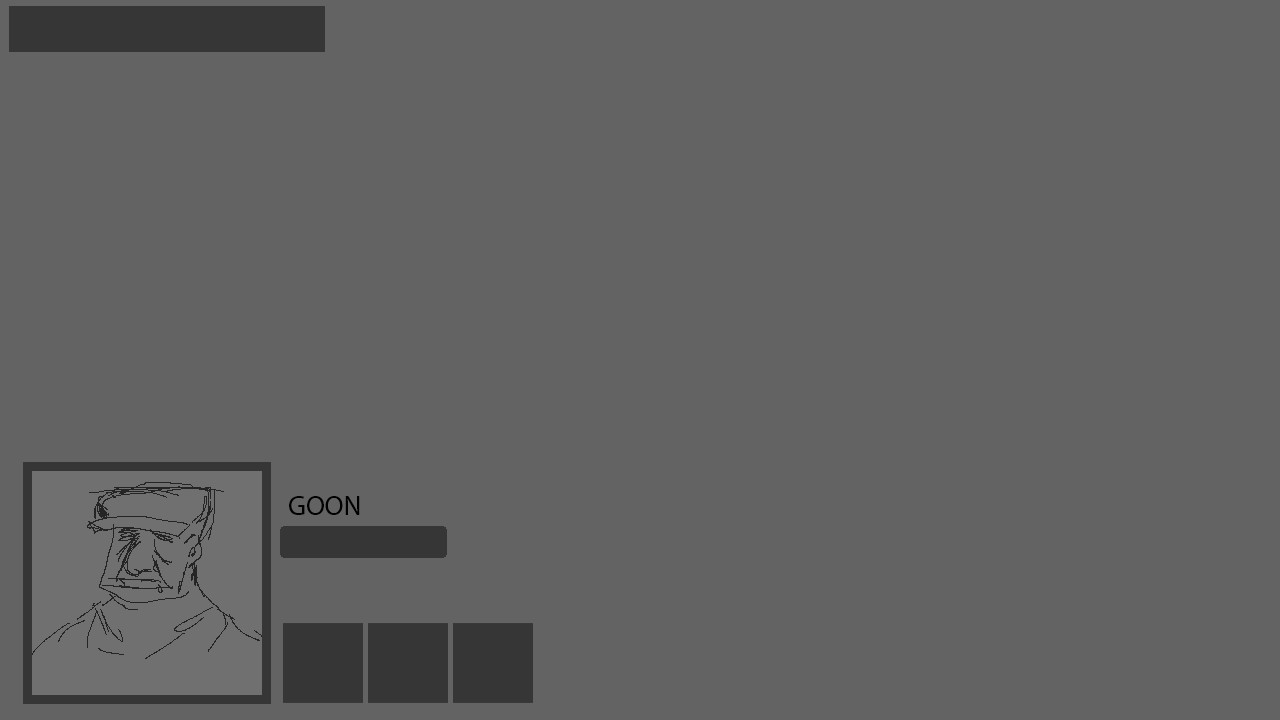
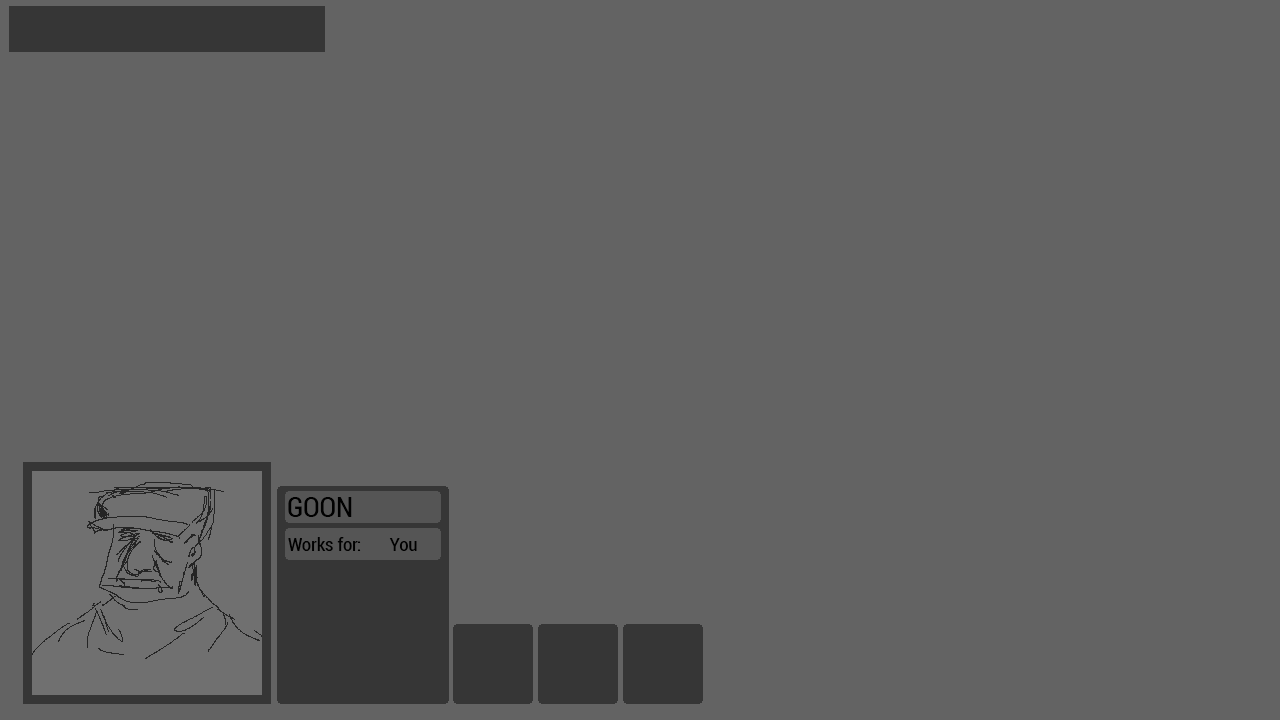
The second 1280x720 image is a revision of the first. Changes to its layers:
painted on "abilities_socket" over box(283, 623, 703, 704)
added group "goon" with 6 layers above "portrait_socket" over box(277, 486, 449, 704)
added layer "Works for: You" in group "goon" over box(288, 537, 417, 551)
moved "GOON" into group "goon", painted on it over box(288, 496, 360, 517)
moved "nameplate" into group "goon", painted on it over box(280, 491, 447, 558)
added layer "ownership" in group "goon" over box(285, 528, 441, 560)
added layer "stats" in group "goon" over box(277, 486, 449, 704)
